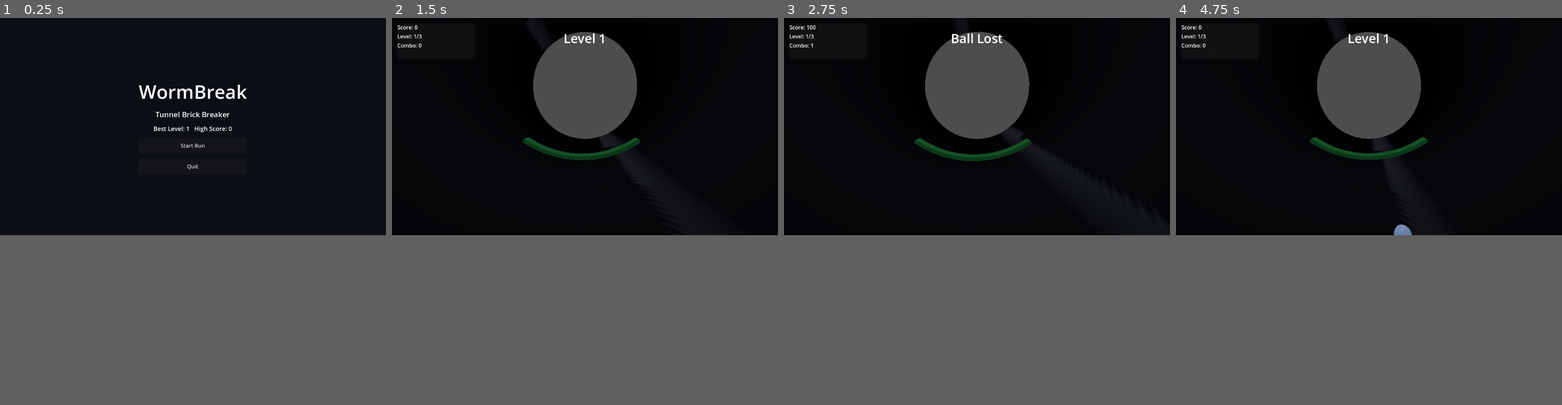
Above: before the commit, frames 1-4 (left to right).
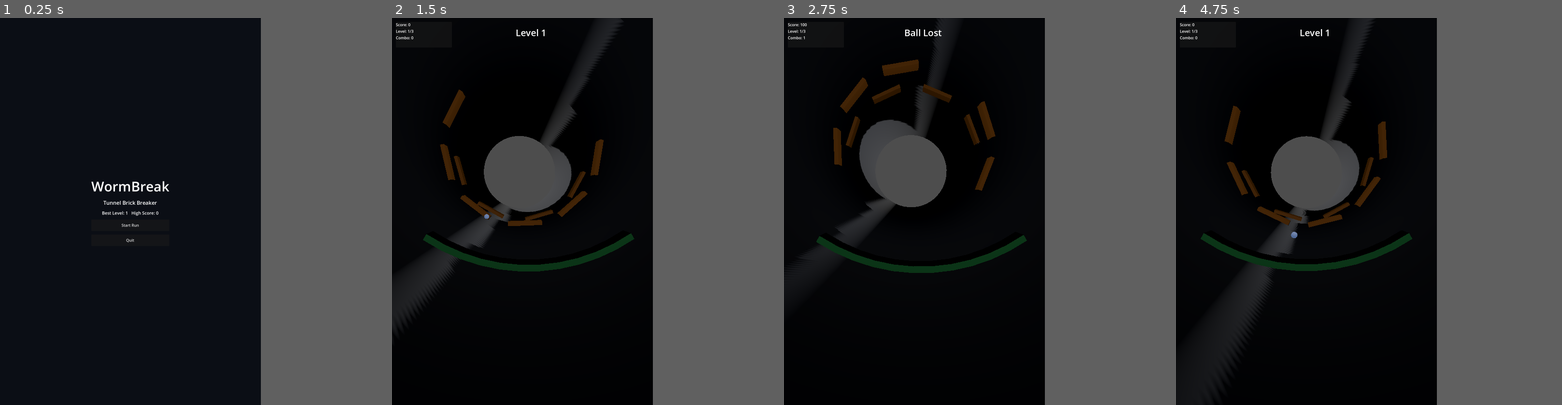
Above: after the commit, the same moments.

Repository: TeraPixelGames/worm_breaker
Game: Godot game, scene res://src/scenes/Boot.tscn
The game is run twice, just before and just after one commit, with the same random seed, the same clock (stepped at 60 frames per second) and the same inputs.
Inputs (mouse positions are in pixels of both pictures, inside the frame that each line leads up to):
- Up to frame 1 (0.25 s): no input
- Up to frame 2 (1.5 s): click "Start Run" at 0.5 s; tap Enter at 1.25 s; move the mouse to (669, 114) at 1.27 s; hold Right from 1.28 s (still down); click (669, 114) at 1.42 s
- Up to frame 3 (2.75 s): release Right at 2 s; drag from (899, 137) to (957, 168) at 2.02 s
- Up to frame 4 (4.75 s): move the mouse to (1407, 79) at 2.77 s; hold Right 2.78-3.5 s; tap Space at 3.5 s; drag from (1349, 168) to (1253, 95) at 3.52 s; click "Restart" at 4.25 s
The window is 799x449 before the commit and 540x800 after it. Grey fills any space a smaller window leaves; there, only what the larger window draws over its background counts as a difference.

The runs differ from the first frame. In frame 1, 1.1% of the frame differs, in the area x 23-64%, y 17-58%; in frame 2, 15%; in frame 3, 14%; in frame 4, 15%, in the area x 1-66%, y 0-93%.

Commit message:
camera fix

Diff:
--- a/project.godot
+++ b/project.godot
@@ -1,5 +1,10 @@
 ; Engine configuration file.
-; It's best edited using the editor UI and not directly.
+; It's best edited using the editor UI and not directly,
+; since the parameters that go here are not all obvious.
+;
+; Format:
+;   [section] ; section goes between []
+;   param=value ; assign values to parameters
 
 config_version=5
 
@@ -17,6 +22,13 @@
 MusicManager="*res://src/core/MusicManager.gd"
 VFXManager="*res://src/core/VFXManager.gd"
 
+[display]
+
+window/size/viewport_width=1080
+window/size/viewport_height=1920
+window/size/mode=4
+window/handheld/orientation=1
+
 [rendering]
 
 renderer/rendering_method="mobile"
--- a/src/game/GameController.gd
+++ b/src/game/GameController.gd
@@ -4,7 +4,7 @@
 const TunnelMath = preload("res://src/game/TunnelMath.gd")
 const Collision = preload("res://src/game/Collision.gd")
 const LevelLoader = preload("res://src/game/LevelLoader.gd")
-
+const TUNNEL_FORWARD: Vector3 = Vector3(0.0, 0.0, 1.0)
 const BALL_THETA_RADIUS: float = 0.12
 const BALL_Z_RADIUS: float = 0.34
 const BALL_WORLD_RADIUS: float = 0.18
@@ -274,7 +274,7 @@
 			t = float(i) / float(_paddle_segments.size() - 1) - 0.5
 		var segment_theta: float = TunnelMath.wrap_angle(_paddle_theta + t * _paddle_width)
 		var tangent: Vector3 = Vector3(-sin(segment_theta), cos(segment_theta), 0.0).normalized()
-		var forward: Vector3 = Vector3.FORWARD
+		var forward: Vector3 = TUNNEL_FORWARD
 		var inward: Vector3 = -Vector3(cos(segment_theta), sin(segment_theta), 0.0).normalized()
 		segment.position = TunnelMath.surface_to_world(segment_theta, _paddle_z, _play_radius)
 		segment.basis = Basis(tangent, forward, inward).orthonormalized()
@@ -311,7 +311,7 @@
 	var paddle_pos: Vector3 = TunnelMath.surface_to_world(_paddle_theta, _paddle_z, _play_radius)
 	var outward: Vector3 = Vector3(cos(_paddle_theta), sin(_paddle_theta), 0.0).normalized()
 	var inward: Vector3 = -outward
-	var forward: Vector3 = Vector3.FORWARD
+	var forward: Vector3 = TUNNEL_FORWARD
 
 	var cam_target: Vector3 = paddle_pos + inward * 2.4 - forward * 7.2
 	if snap:
